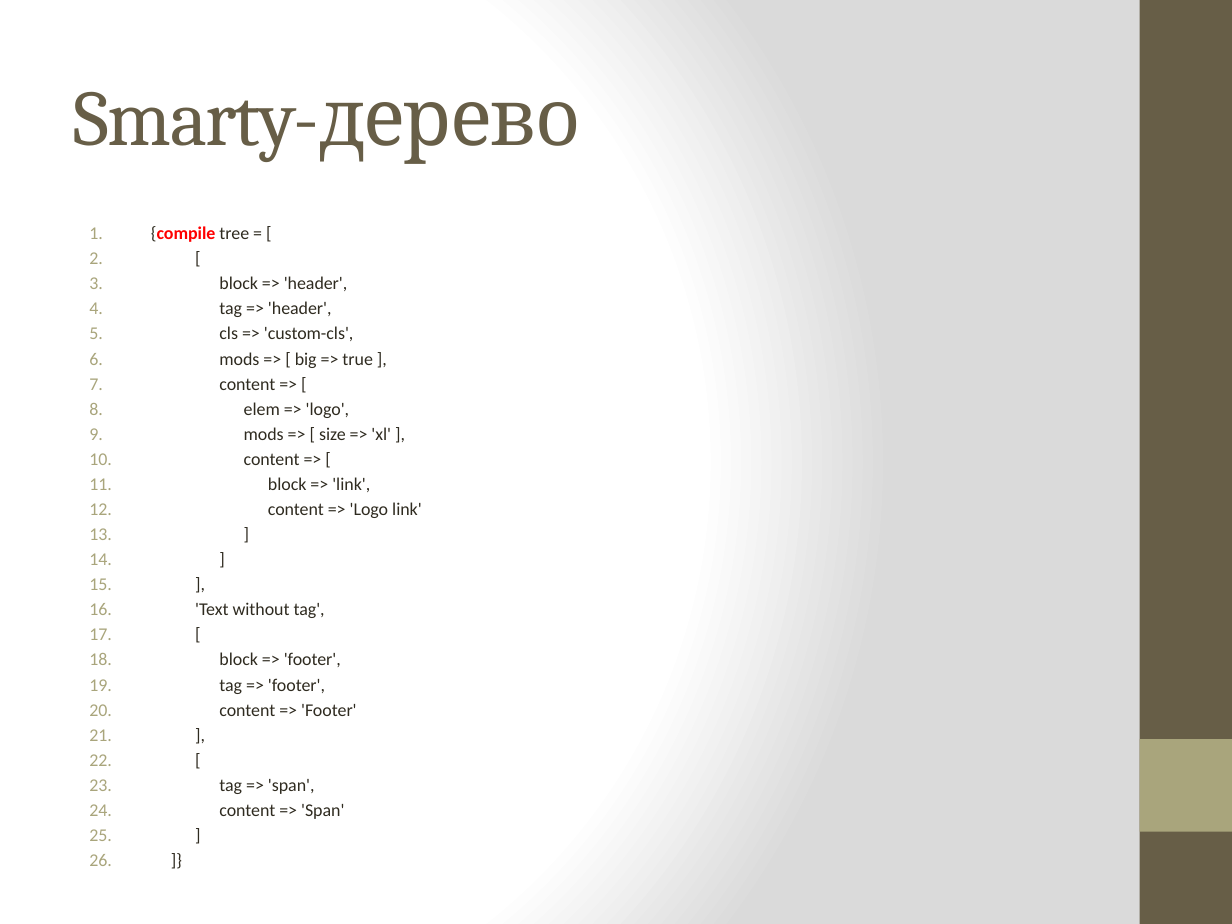
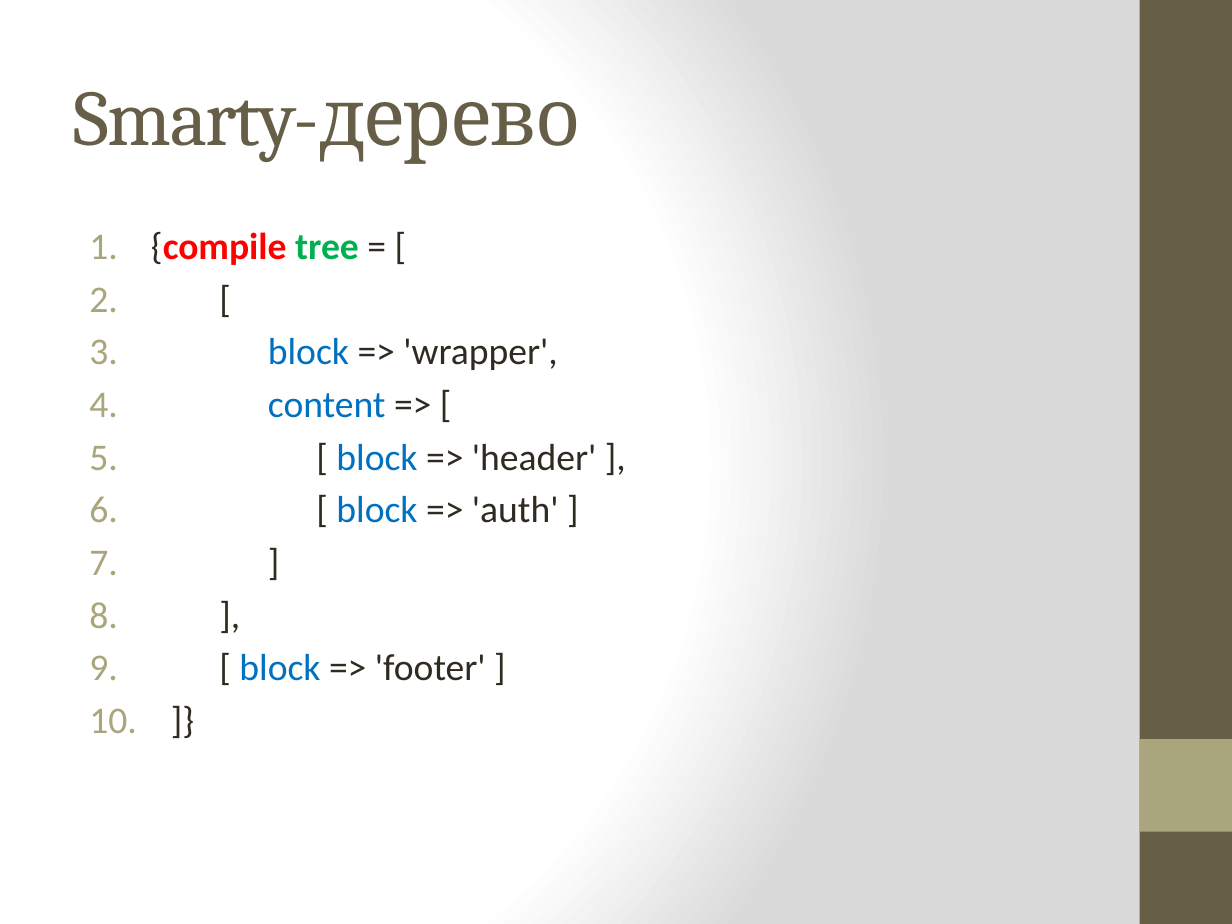
Before and after one commit to isallavat/BEM-Smarty, a slide deck: slide 5 of BEM+Smarty.pptx (slide 2 before the commit). Drawn at 1232x924 pixels with LibreOffice and Linux fonts; fonts in the diff are those of the drawing. Boxes give left, top, right and bottom in pixels: in the first picture for what was removed or moved away, otherwise in the second. Text is boxed around its words. In the diff, an @@ line names an element or a change of style, - is before the commit and + after.

```diff
--- a/BEM+Smarty.pptx
+++ b/BEM+Smarty.pptx
@@ text at box(151, 231, 386, 418): size 10.4 to 22 pt in "{compile tree = [", "[", "content => [", "]" and 2 more places; text colour #2F2B20 to #00B050, bold on in "tree"; text colour #2F2B20 to #0070C0 in "content"; more space between paragraphs @@
@@ text at box(268, 338, 557, 370): text changed; size 10.4 to 22 pt @@
-3. block => 'header',
-4. tag => 'header',
-5. cls => 'custom-cls',
-6. mods => [ big => true ],
+3. block => 'wrapper',
@@ text at box(336, 444, 596, 523): text changed; size 10.4 to 22 pt @@
-8. elem => 'logo',
-9. mods => [ size => 'xl' ],
-10. content => [
-11. block => 'link',
-12. content => 'Logo link'
-13. ]
+5. [ block => 'header' ],
+6. [ block => 'auth' ]
@@ text at box(239, 654, 486, 681): text changed; size 10.4 to 22 pt @@
-16. 'Text without tag',
-17. [
-18. block => 'footer',
-19. tag => 'footer',
-20. content => 'Footer'
-21. ],
-22. [
-23. tag => 'span',
-24. content => 'Span'
-25. ]
+9. [ block => 'footer' ]
```
Also in this commit, not shown: 5 slides added, 25 other files.
